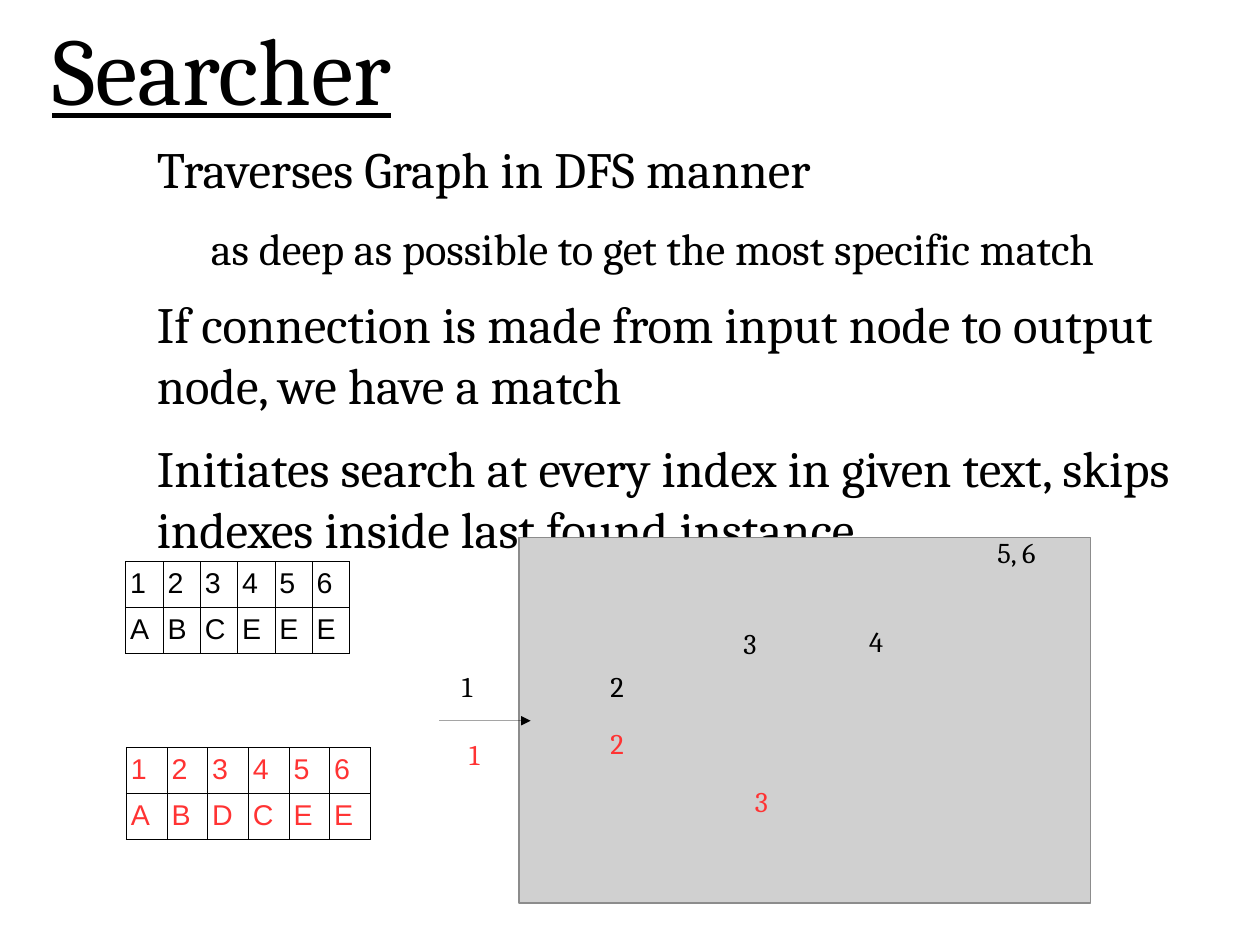
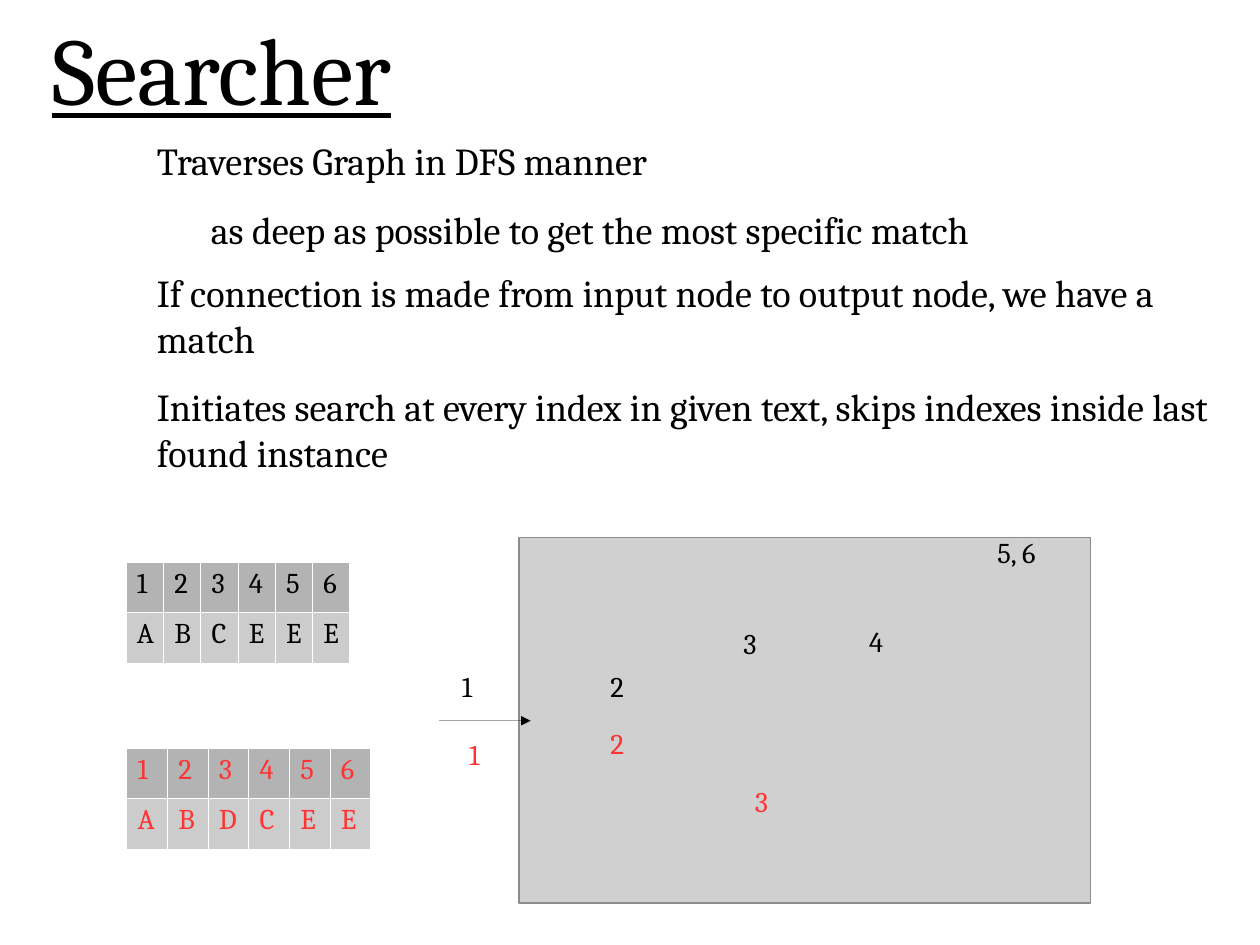
Before and after one commit to george-miller/regex, a slide deck: slide 6 of documents/presentation.odp. Drawn at 1260x945 pixels with LibreOffice and Linux fonts; fonts in the diff are those of the drawing; grey boxes stand for pictures. Boxes give left, top, right and bottom in pixels: in the first picture for what was removed or moved away, otherwise in the second. Text is boxed around its words. In the diff, an @@ line names an element or a change of style, - is before the commit and + after.

```diff
--- a/documents/presentation.odp
+++ b/documents/presentation.odp
@@ text "Traverses Graph in DFS manner" at (x1=157, y1=148, x2=1208, y2=468): size 32 to 24 pt in "Traverses Graph in DFS manner", "If connection is made from input node ...", "Initiates search at every index in given ..."; size 28 to 24 pt in "as deep as possible to get the ..." @@
@@ table at (x1=126, y1=561, x2=352, y2=654) @@
@@ fill none to #B3B3B3 in row 1 @@
@@ fill none to #CCCCCC in row 2 @@
@@ font Arial to Cambria @@
@@ borders changed @@
@@ table at (x1=127, y1=748, x2=374, y2=840) @@
@@ fill none to #B3B3B3 in row 1 @@
@@ fill none to #CCCCCC in row 2 @@
@@ font Arial to Cambria @@
@@ borders changed @@
```
Also in this commit, not shown: 1 other slide changed, 1 other file.
